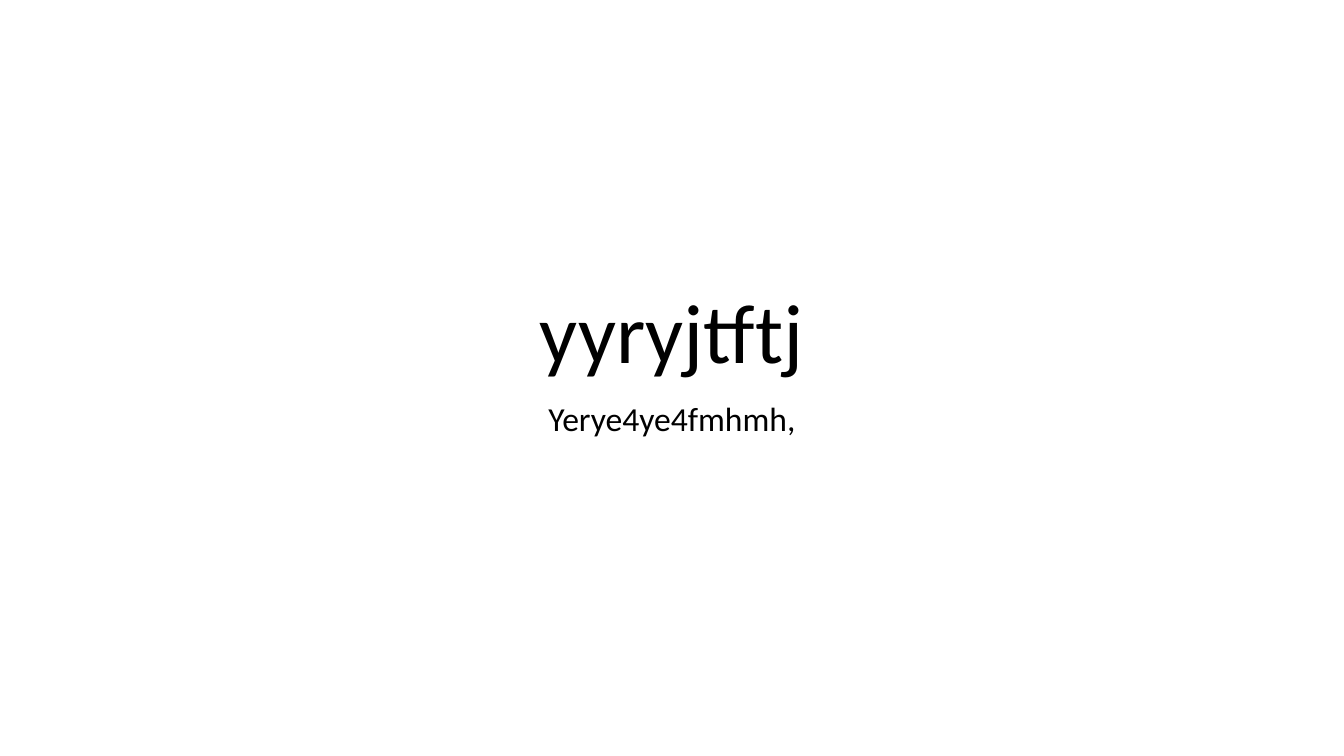
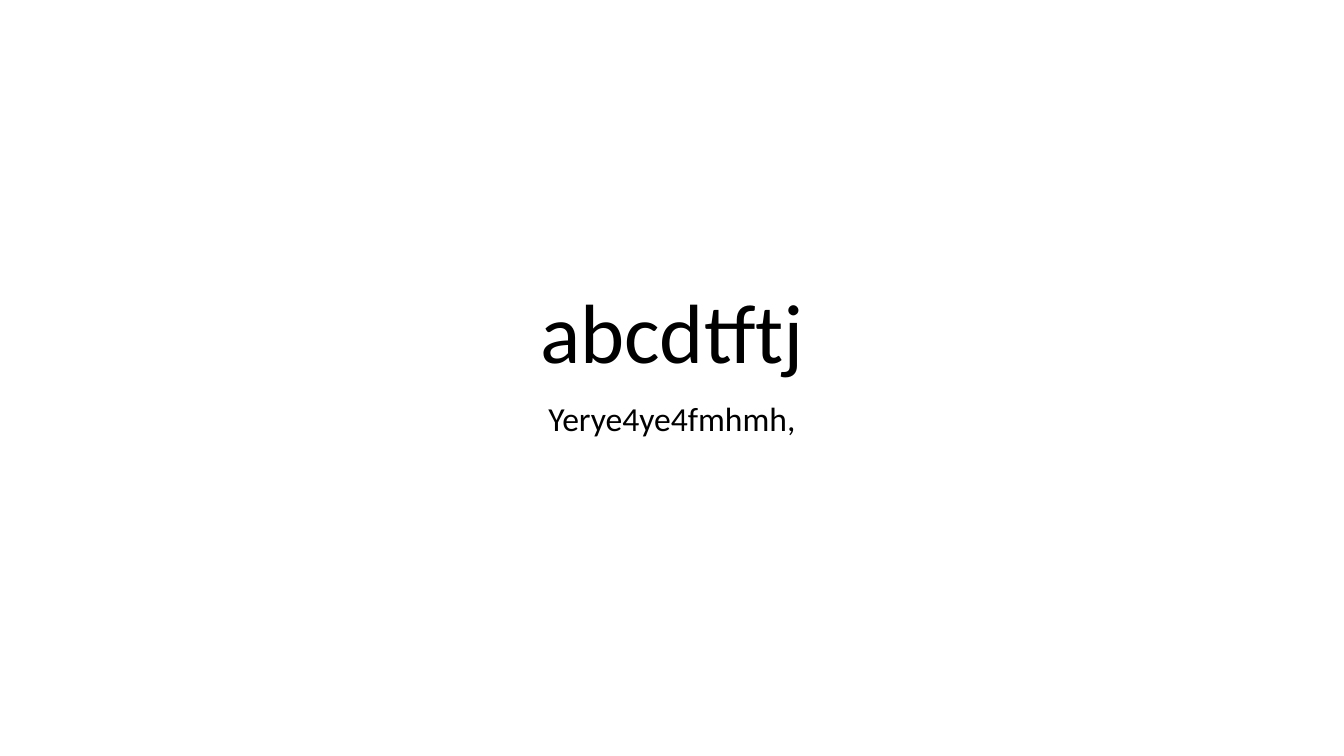
Before and after one commit to RhythmRajguru/sample-repo, a slide deck: slide 1 of db.accdb.pptx. Drawn at 1344x756 pixels with LibreOffice and Linux fonts; fonts in the diff are those of the drawing. Boxes give left, top, right and bottom in pixels: in the first picture for what was removed or moved away, otherwise in the second. Text is boxed around its words. In the diff, an @@ line names an element or a change of style, - is before the commit and + after.

```diff
--- a/db.accdb.pptx
+++ b/db.accdb.pptx
@@ title at bbox=[540, 304, 803, 378]: text changed @@
-yyryjtftj
+abcdtftj
```
Also in this commit, not shown: 2 other files.
